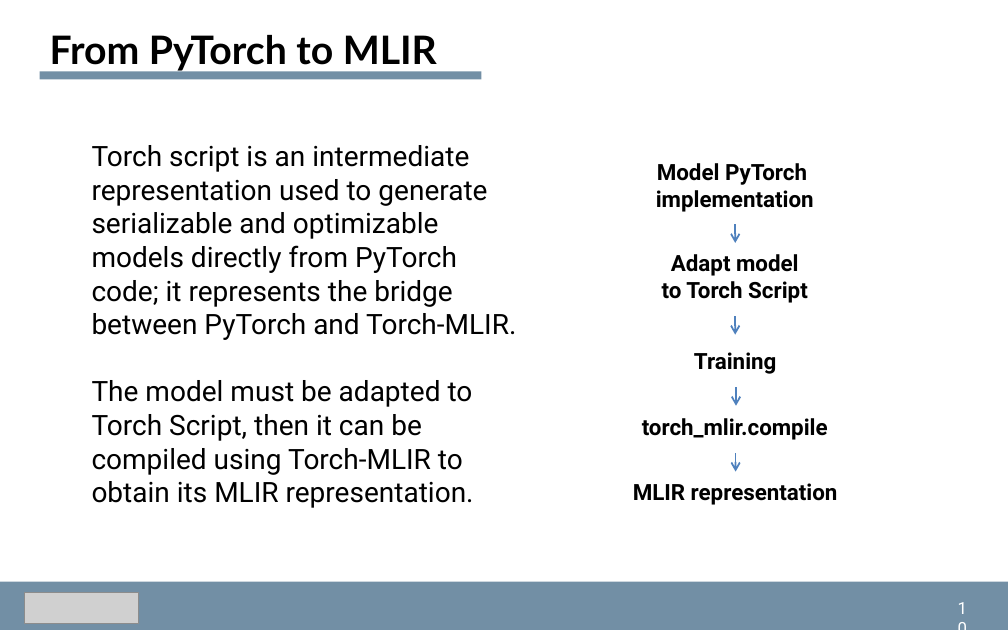
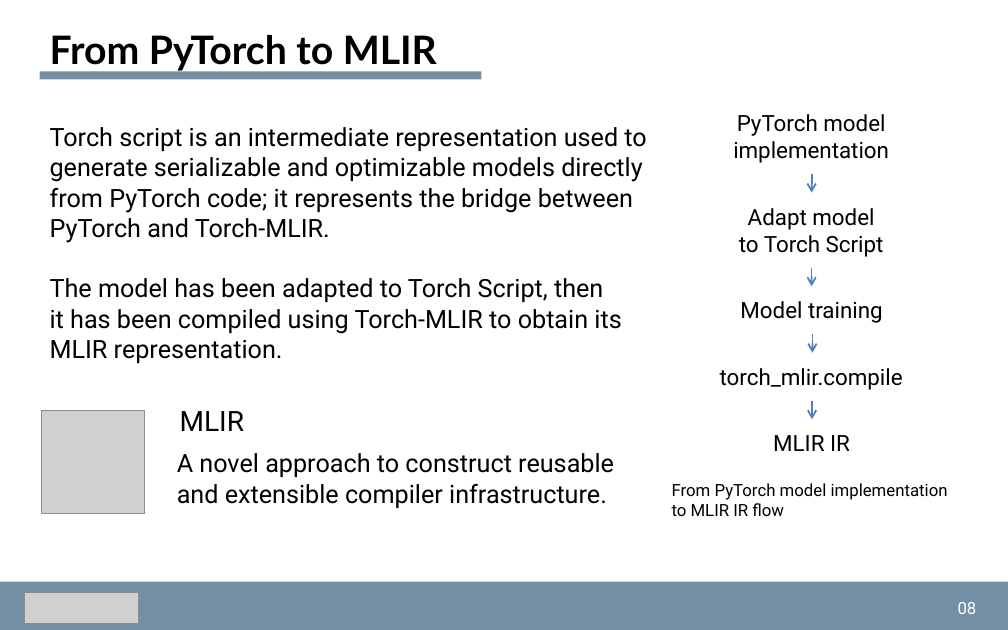
Before and after one commit to dmsgnn/master-thesis, a slide deck: slide 8 of docs/presentation/presentation.pptx (slide 9 before the commit). Drawn at 1008x630 pixels with LibreOffice and Linux fonts; fonts in the diff are those of the drawing; grey boxes stand for pictures. Boxes give left, top, right and bottom in pixels: in the first picture for what was removed or moved away, otherwise in the second. Text is boxed around its words. In the diff, an @@ line names an element or a change of style, - is before the commit and + after.

```diff
--- a/docs/presentation/presentation.pptx
+++ b/docs/presentation/presentation.pptx
@@ text "Torch script is an intermediate ...": place and size @@
-text "Torch script is an intermediate ..." at [92, 145, 516, 508]
+text "Torch script is an intermediate ..." at [50, 127, 646, 363]
@@ text "PyTorch model": place and size @@
-text "PyTorch model" at [656, 163, 814, 212]
+text "PyTorch model" at [733, 114, 889, 163]
@@ text at [737, 114, 885, 136]: text changed; bold off @@
-Model PyTorch
+PyTorch model
@@ text at [50, 127, 646, 243]: size 20 to 18 pt in "Torch script is an intermediate representation used ..." @@
@@ text at [733, 141, 889, 163]: bold off in "implementation" @@
@@ text "Adapt model": place and size @@
-text "Adapt model" at [662, 254, 808, 303]
+text "Adapt model" at [739, 208, 884, 257]
@@ text "Adapt model" at [739, 208, 884, 257]: bold off @@
@@ text at [50, 278, 621, 363]: text changed; size 20 to 18 pt @@
-The model must be adapted to Torch Script, then it can be compiled using Torch-MLIR to obtain its MLIR representation.
+The model has been adapted to Torch Script, then
+it has been compiled using Torch-MLIR to obtain its
+MLIR representation.
@@ text at [740, 301, 883, 323]: text changed; bold off @@
-Training
+Model training
@@ text "torch_mlir.compile" at [720, 368, 903, 390]: bold off @@
@@ 3 arrows, 1 text: place and size @@
-3 arrows, 1 text at [642, 225, 828, 440]
+3 arrows, 1 text at [720, 174, 903, 390]
@@ picture added at [41, 410, 144, 513] @@
@@ text added at [180, 411, 244, 431], 20 pt, text #000000 @@
+MLIR
@@ arrow moved from (736, 453) - (736, 472) to (812, 400) - (812, 419) @@
@@ text at [773, 435, 850, 451]: text changed; bold off @@
-MLIR representation
+MLIR IR
@@ text added at [177, 453, 614, 508], 18 pt, text #000000 @@
+A novel approach to construct reusable and extensible compiler infrastructure.
@@ text added at [672, 483, 948, 516], 12 pt, text #000000 @@
+From PyTorch model implementation to MLIR IR flow
@@ text at [958, 602, 977, 614]: text changed @@
-10
+08
```
Also in this commit, not shown: 16 other slides changed, 1 other file.
